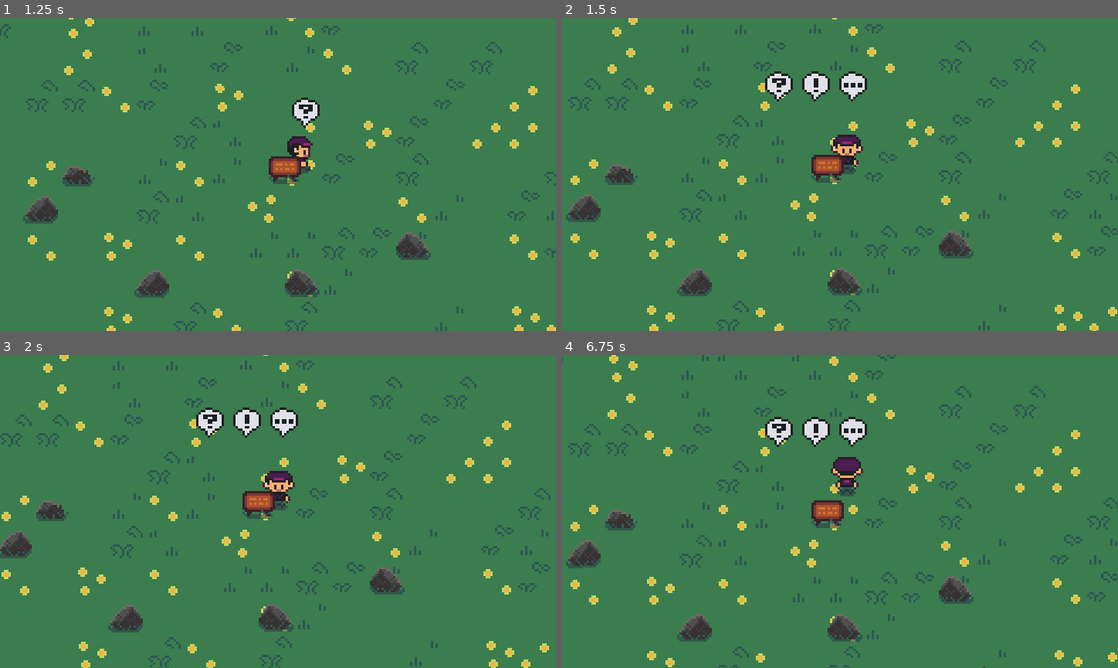
Above: before the commit, frames 1-4 (two rows, left to right).
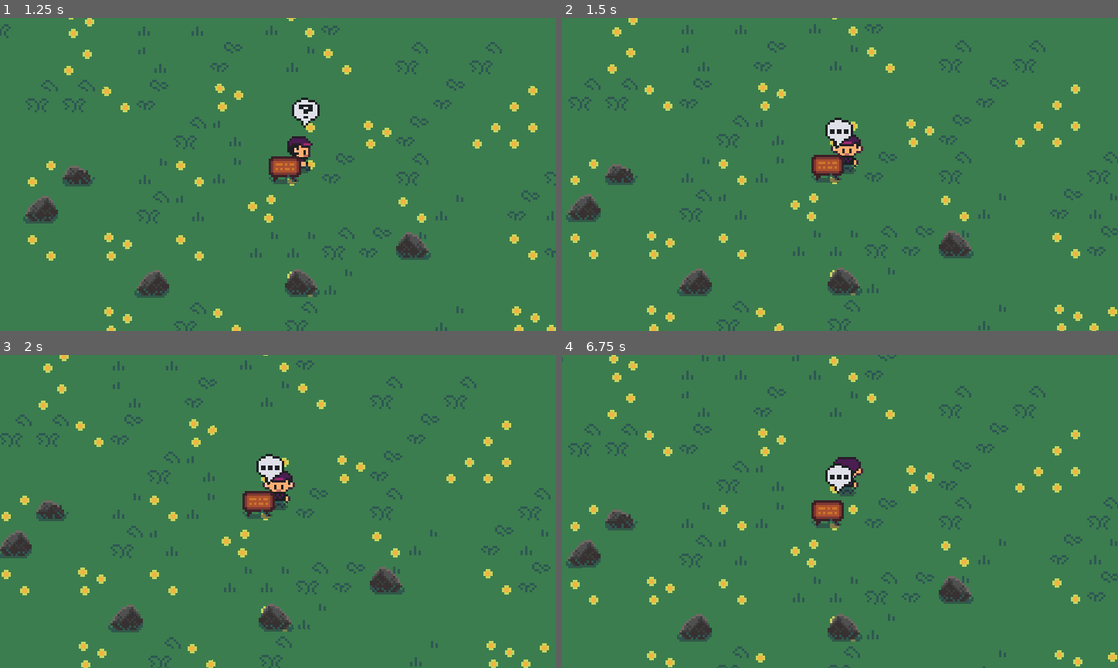
Above: after the commit, the same moments.

Repository: DennisOe/GodotTest
Game: Godot game, scene res://scenes/world.tscn
Same seed, same stepped clock (60 frames per second), same inputs: the game is played once before the commit and once after it.
Inputs:
- Up to frame 1 (1.25 s): tap Enter at 0.5 s; hold Right (ui_right) from 0.53 s (still down); tap Space (interact) at 0.6 s
- Up to frame 2 (1.5 s): release Right (ui_right) at 1.28 s; hold Down (ui_down) from 1.28 s (still down); tap Space (interact) at 1.35 s
- Up to frame 3 (2 s): keep holding Down (ui_down)
- Up to frame 4 (6.75 s): release Down (ui_down) at 2.03 s; hold Right (ui_right) 2.03-2.78 s; tap Space (interact) every 0.75 s from 2.1 to 6.6 s; hold Up (ui_up) 2.78-3.53 s; hold Left (ui_left) 3.53-5.03 s; hold Down (ui_down) 5.03-5.78 s; hold Right (ui_right) 5.78-6.53 s; hold Up (ui_up) from 6.53 s (still down)

Frame 1 is identical in both runs. In frame 2, 1.3% of the frame differs, in the area x 36-55%, y 17-42%; in frame 3, 1.3%; in frame 4, 1.3%.

Commit message:
dialog tweak

Diff:
--- a/components/interaction.gd
+++ b/components/interaction.gd
@@ -2,7 +2,14 @@
 
 
 @onready var sprite: Sprite2D = get_node("Sprite2D")
-@export var interaction_type: String = "None" # Player, Dialog
+@export_file var texture_path: String = "None"
+@export var h_frames: int = 0
+@export var v_frames: int = 0
+@export var frame: int = 0
+@export var xy_position: Vector2 = Vector2(0, 0)
+@export var visibility: bool = false
+
+
 var interaction: bool = false
 
 func _ready() -> void:
@@ -21,15 +28,12 @@
 
 
 func _on_area_entered(_area: Area2D) -> void:
-	if "Player" in interaction_type:
-		sprite.texture = preload("res://art/dialogs.png")
-		sprite.hframes = 4
-		sprite.vframes = 3
-		sprite.frame = 0
-		sprite.visible = true
-	elif "Dialog" in interaction_type:
-		sprite.texture = preload("res://art/dialogs.png")
-		#sprite.frame = 1
+	sprite.texture = load(texture_path)
+	sprite.hframes = h_frames
+	sprite.vframes = v_frames
+	sprite.frame = frame
+	sprite.position = xy_position
+	sprite.visible = visibility
 	interaction = true
 
 
--- a/components/interaction.tscn
+++ b/components/interaction.tscn
@@ -16,5 +16,3 @@
 debug_color = Color(0.686275, 0.443137, 0.619608, 0.419608)
 
 [node name="Sprite2D" type="Sprite2D" parent="."]
-visible = false
-position = Vector2(3, -26)
--- a/player/player.tscn
+++ b/player/player.tscn
@@ -144,4 +144,8 @@
 shape = SubResource("RectangleShape2D_ewdvy")
 
 [node name="Interaction" parent="." instance=ExtResource("3_sa6ti")]
-interaction_type = "Player"
+texture_path = "res://art/dialogs.png"
+h_frames = 4
+v_frames = 3
+xy_position = Vector2(3, -26)
+visibility = true
--- a/props/sign.tscn
+++ b/props/sign.tscn
@@ -20,4 +20,8 @@
 shape = SubResource("RectangleShape2D_tt2sq")
 
 [node name="Interaction" parent="." instance=ExtResource("3_23c2j")]
-interaction_type = "Dialog"
+texture_path = "res://art/dialogs.png"
+h_frames = 4
+v_frames = 3
+frame = 2
+xy_position = Vector2(5, -22)
